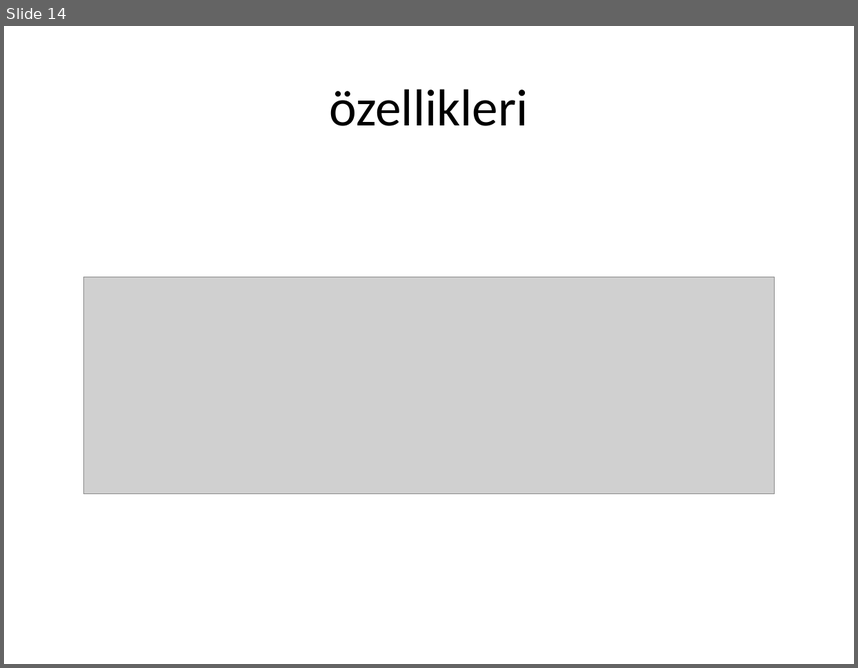
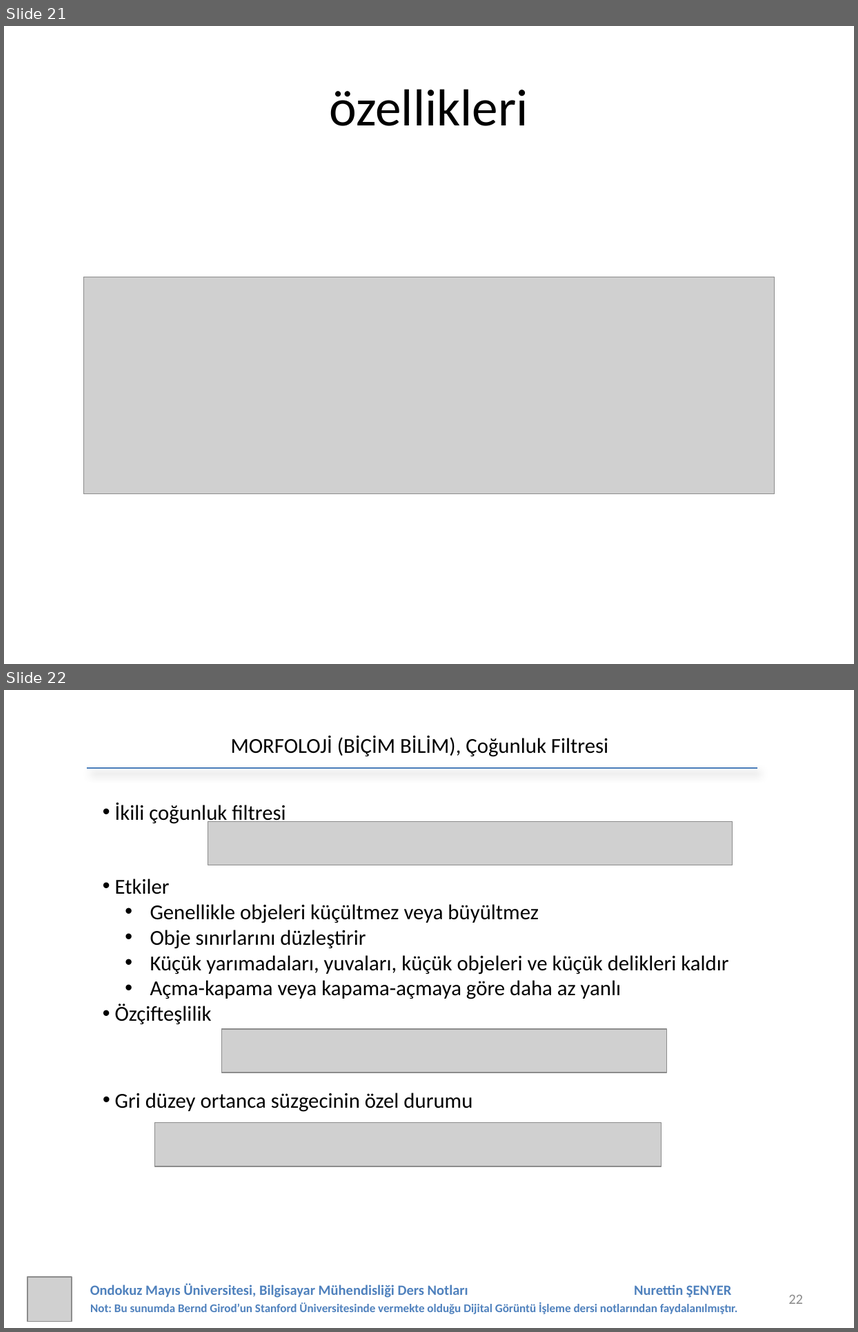
Before and after one commit to 19ceng/ce401dip, a slide deck: 07-morph/07-morph.pptx. Shown one above the other, each under a label of ours: slide 14 before the commit, slides 21 and 22 after it. The pictures are 858x668 and 858x1332 pixels, drawn with LibreOffice and Linux fonts; fonts in the diff are those of the drawing; grey boxes stand for pictures. Boxes give left, top, right and bottom in pixels: in the first picture for what was removed or moved away, otherwise in the second. Text is boxed around its words. In the diff, an @@ line names an element or a change of style, - is before the commit and + after.

```diff
--- a/07-morph/07-morph.pptx
+++ b/07-morph/07-morph.pptx
@@ slide 22 added at (4, 690, 854, 1328), background #FFFFFF @@
@@ text added at (231, 736, 608, 757), 18 pt, text #000000 @@
+MORFOLOJİ (BİÇİM BİLİM), Çoğunluk Filtresi
@@ line added from (87, 768) to (757, 768), #4B7EBC 1.25 pt @@
@@ text added at (115, 802, 286, 825), 18 pt, text #000000 @@
+• İkili çoğunluk filtresi
@@ picture added at (208, 822, 733, 865) @@
@@ text added at (115, 878, 728, 1024), 18 pt, text #000000 @@
+• Etkiler
+  • Genellikle objeleri küçültmez veya büyültmez
+  • Obje sınırlarını düzleştirir
+  • Küçük yarımadaları, yuvaları, küçük objeleri ve küçük delikleri kaldır
+  • Açma-kapama veya kapama-açmaya göre daha az yanlı
+• Özçifteşlilik
@@ picture added at (221, 1029, 667, 1072) @@
@@ text added at (115, 1092, 473, 1112), 18 pt, text #000000 @@
+• Gri düzey ortanca süzgecinin özel durumu
@@ picture added at (154, 1123, 661, 1166) @@
@@ picture added at (27, 1276, 72, 1321) @@
@@ text added at (90, 1283, 738, 1314), 10 pt, text #4F81BD, bold @@
+Ondokuz Mayıs Üniversitesi, Bilgisayar Mühendisliği Ders Notları Nurettin ŞENYER
+Not: Bu sunumda Bernd Girod’un Stanford Üniversitesinde vermekte olduğu Dijital Görüntü İşleme dersi notlarından faydalanılmıştır.
@@ page number added at (789, 1294, 803, 1303), 12 pt, text #8C8C8C @@
+22
@@ what was slide 14 is now slide 21 @@
```
Also in this commit, not shown: 4 slides changed, 27 other slides added, 4 slides removed, 1 other file.
